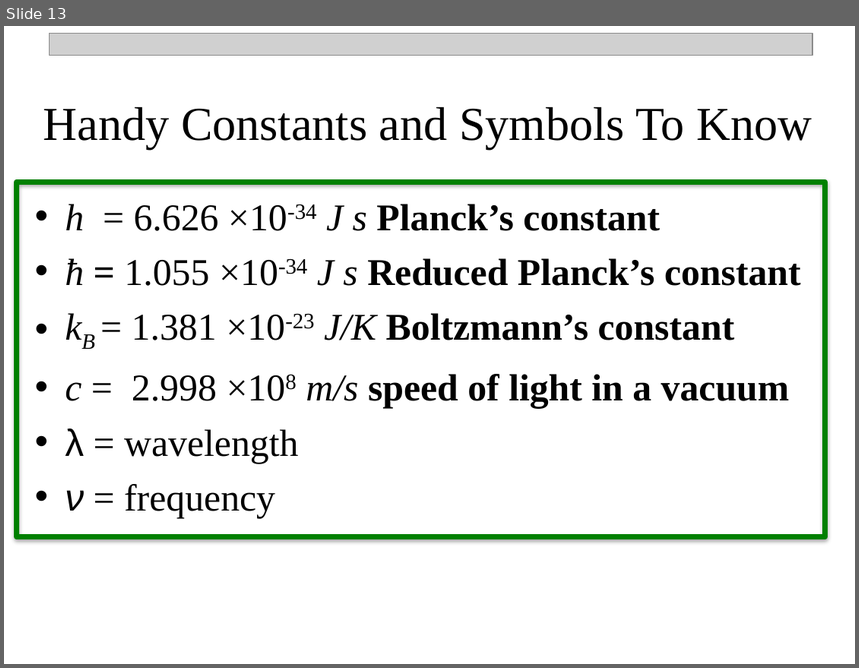
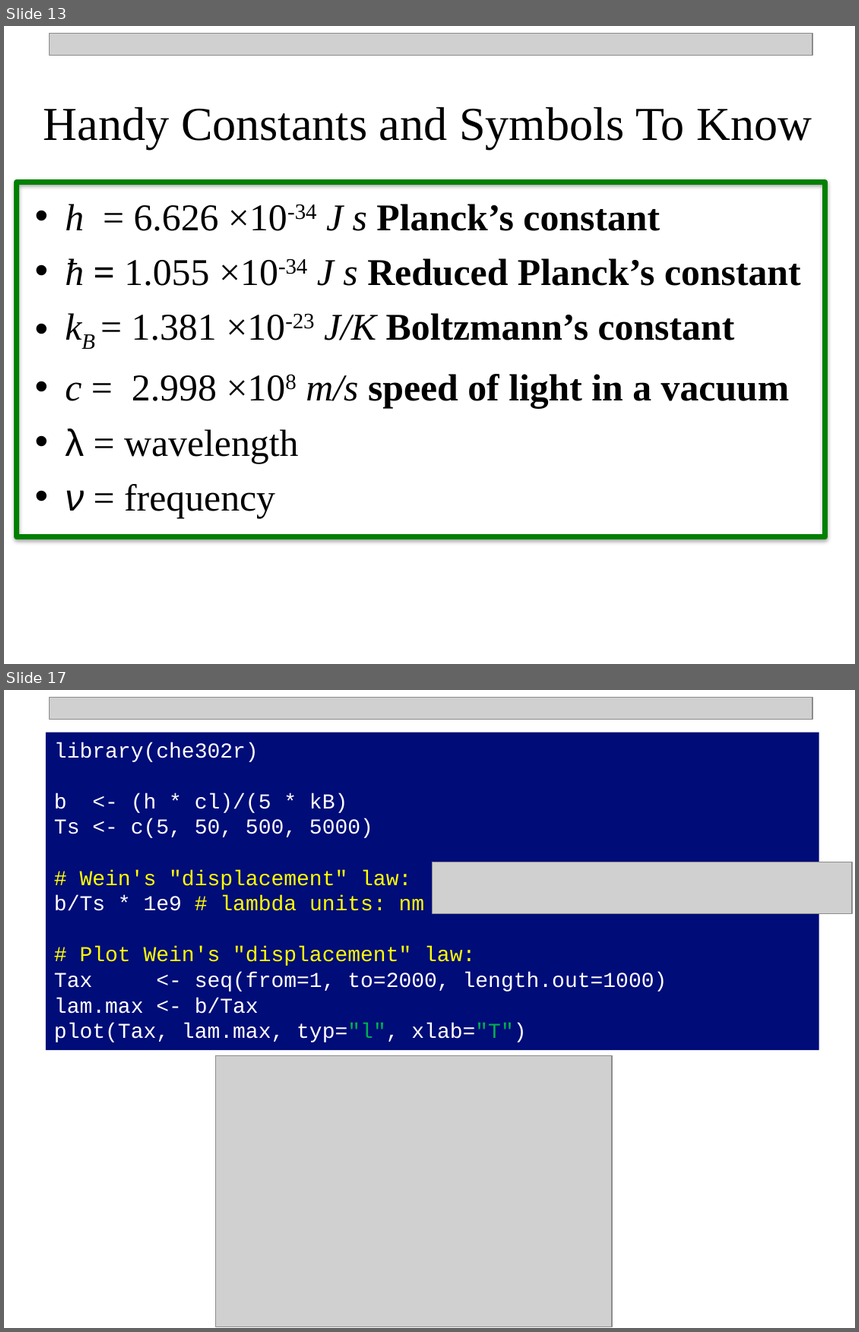
Before and after one commit to npetraco/CHE302, a slide deck: Notes/2_Quantum_TheoryI.pptx. Shown one above the other, each under a label of ours: slide 13 before the commit, slides 13 and 17 after it; the slides between them are not shown. The pictures are 859x668 and 859x1332 pixels, drawn with LibreOffice and Linux fonts; fonts in the diff are those of the drawing; grey boxes stand for pictures. Boxes give left, top, right and bottom in pixels: in the first picture for what was removed or moved away, otherwise in the second. Text is boxed around its words. In the diff, an @@ line names an element or a change of style, - is before the commit and + after.

```diff
--- a/Notes/2_Quantum_TheoryI.pptx
+++ b/Notes/2_Quantum_TheoryI.pptx
@@ slide 17 added at [4, 690, 855, 1328], background #FFFFFF @@
@@ picture added at [49, 697, 813, 719] @@
@@ rectangle added at [46, 733, 819, 1051], fill #000C78, 18 pt, text #FFFFFF @@
+library(che302r)
+b <- (h * cl)/(5 * kB)
+Ts <- c(5, 50, 500, 5000)
+# Wein's "displacement" law:
+b/Ts * 1e9 # lambda units: nm
+# Plot Wein's "displacement" law:
+Tax <- seq(from=1, to=2000, length.out=1000)
+lam.max <- b/Tax
+plot(Tax, lam.max, typ="l", xlab="T")
@@ picture added at [432, 862, 852, 914] @@
@@ picture added at [216, 1056, 613, 1328] @@
```
Also in this commit, not shown: 3 other slides added, 2 other files.
